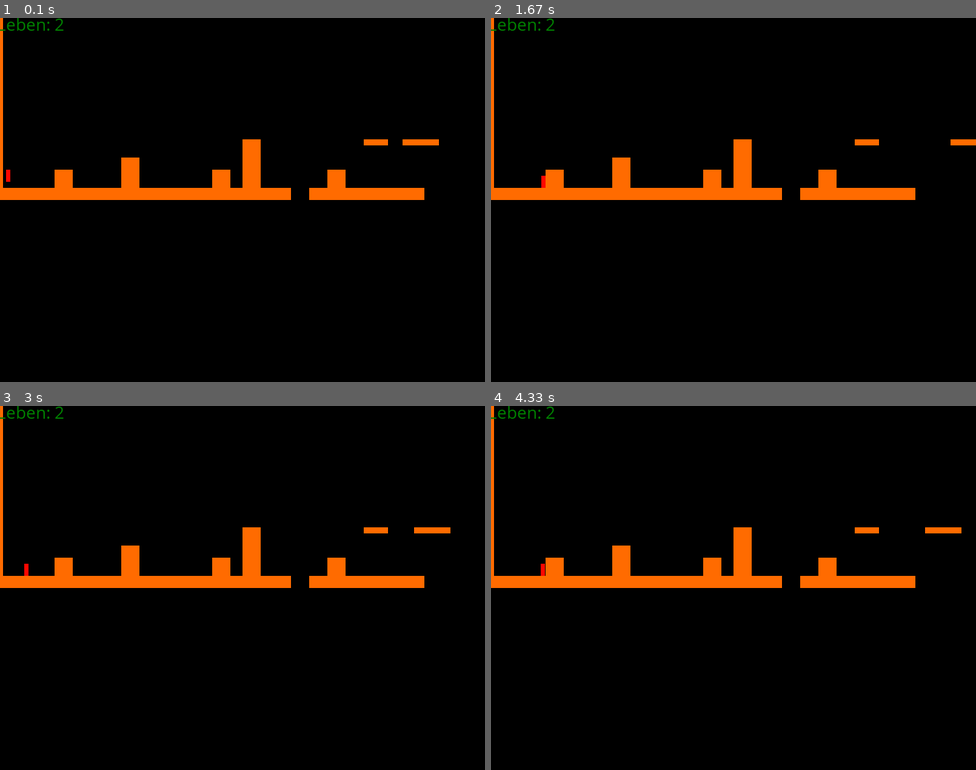
Above: before the commit, frames 1-4 (two rows, left to right).
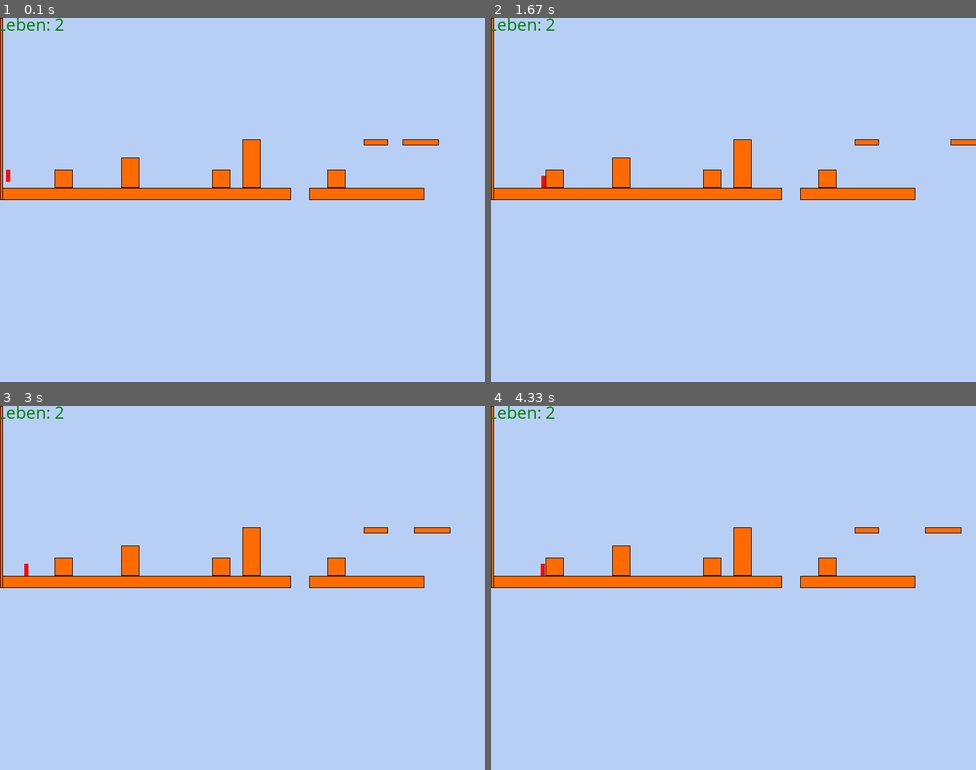
Above: after the commit, the same moments.

Repository: MetalsKiller64/py-games
Game: pygame game, started from sidescroller/sidescroller.py
Two runs of this game, one before a commit and one after it. Both use one fixed random seed, a clock stepped at 60 frames per second and the inputs below.
Inputs:
- Up to frame 1 (0.1 s): no input
- Up to frame 2 (1.67 s): tap Space at 0.33 s; hold Right 0.67-1.13 s; hold Right 1.17-1.63 s
- Up to frame 3 (3 s): hold Left 1.67-2.2 s; hold Left 2.23-2.63 s; hold Right from 2.67 s (still down)
- Up to frame 4 (4.33 s): release Right at 3.3 s; hold Left 3.33-3.8 s; hold Right 3.83-4.3 s

The runs differ from the first frame. In frame 1, 96% of the frame differs, in the area x 0-100%, y 0-100%; in frame 2, 96%; in frame 3, 96%; in frame 4, 96%.

Commit message:
object border & background color
- any sprite_object first gets completely filled with black and then a smaller portion of it with the actual color (looks like a border)
- added optional argument for color of the background and changed default color

Diff:
--- a/sidescroller/sidescroller.py
+++ b/sidescroller/sidescroller.py
@@ -1,12 +1,17 @@
 import pygame, random, time, json, sys, argparse
 
 level_name = "level.json"
+
+def color_tuple(arg_string):
+	r, g, b = (int(x) for x in arg_string.split(","))
+	return (r,g,b)
 
 parser = argparse.ArgumentParser()
 parser.add_argument("-l", "--level", dest="level_name", default="level.json", help="Pfad zur Level-Datei")
 parser.add_argument("-g", "--geometry", dest="screen_geometry", default="800x600", help="Bildschirmgröße (Breite, Höhe)")
 parser.add_argument("-f", "--frame-rate", dest="frame_rate", action="store", type=int, default=60, help="FPS")
 parser.add_argument("-dh", "--draw-hitbox", dest="draw_hitbox", action="store_true", default=False, help="Spieler Hitbox anzeigen")
+parser.add_argument("-bg", "--background-color", dest="bg_color", default=(184, 207, 245), type=color_tuple, help="Hintergrundfarbe (r,g,b)")
 args = parser.parse_args()
 
 level_name = args.level_name
@@ -15,6 +20,7 @@
 geometry = args.screen_geometry
 frame_rate = args.frame_rate
 draw_hitbox = args.draw_hitbox
+bg_color = args.bg_color
 if not geometry.count("x") == 1:
 	print ("diese Bildschirmgröße verstehe ich nicht!")
 	sys.exit()
@@ -473,7 +479,9 @@
 	def __init__(self, x, y, width, height, color, floating = False):
 		pygame.sprite.Sprite.__init__(self)
 		self.image = pygame.Surface([width, height])
-		self.image.fill(color)
+		self.image.fill((0,0,0))
+		self.image.fill(color, [1, 1, width-2, height-2])
+		#self.image.fill(color)
 
 		self.rect = self.image.get_rect()
 		self.rect.x = x
@@ -703,7 +711,7 @@
 		show_gameover()
 		pygame.display.flip()
 		continue
-	screen.fill((0, 0, 0))
+	screen.fill(bg_color)
 	all_sprite_objects.draw(screen)
 	#sprites.draw(screen)
 	#death_zones.draw(screen)
